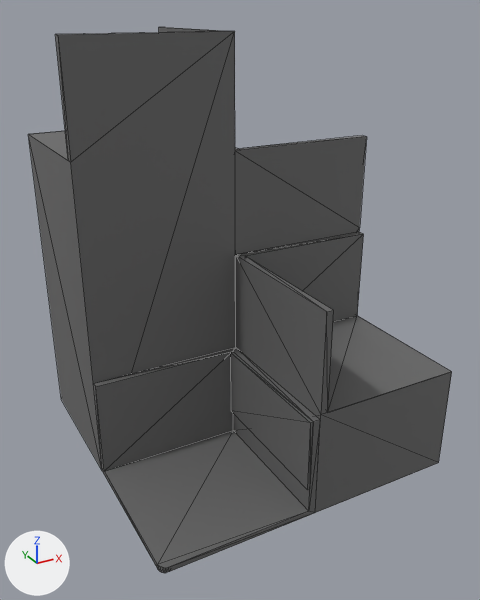
A saved change to the glTF model public/model/portfolioSquare.glb.
Before and after are seen from a camera (50 mm lens) standing at (-8.53, -18.34, 16.73) and looking at (2.82, 2.3, 6.41). The lights are fixed; the arrows at lower left show +X, +Y and +Z. Mesh edges are drawn as thin lines. Where no turn or scale is listed for an object, it has been applied to the vertices. Vertices at the same position are counted once.
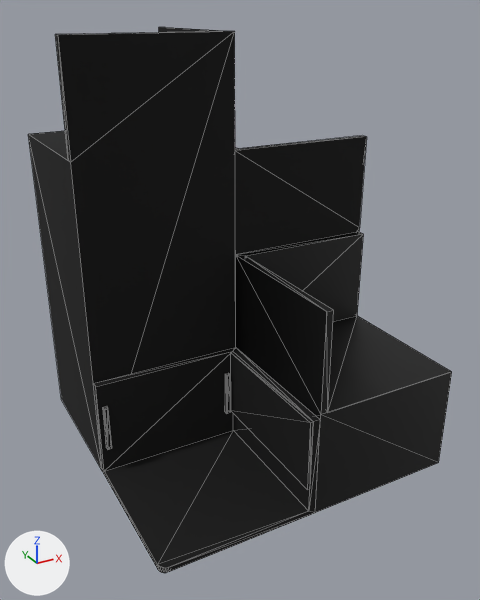
The newer file is also rescaled (x1.1), turned or shifted as a whole; pictures and numbers use the older file's frame.

What changed in the scene script:
```text
Add mat_material:
    mat_material = principled_material('Material')
    mat_material.base_color = (0.0, 0.0, 0.0)  # black #000000
    mat_material.roughness = 0.9
Add mat_outsidebath:
    mat_outsidebath = principled_material('outsideBath')
    mat_outsidebath.base_color = (0.0, 0.0, 0.0)  # black #000000
Change me_cube_052:
    used by ob_cube_035; location = (6.0, 0.0, 6.0)
    remove me_cube_052.from_pydata(...)  # 78 vertices, 128 faces; spans x -9.0..3.0, y -3.0..9.0, z -6.0..10.0
    add me_cube_052.from_pydata(...)  # 102 vertices, 168 faces; spans x -9.0..3.0, y -3.0..9.0, z -6.0..10.0
    me_cube_052 part 1
    12 vertices are added at x -8.8..-3.5, y 2.5..2.7, z -4.7
    12 new vertices lie (0.0, 0.0, 1.8) away from vertices in x -8.8..-3.5, y 2.5..2.7, z -4.7
    40 new faces join them, mat_outsidebath (black #000000)
    me_cube_052 part 2: 26 faces spanning x -3.0..3.0, y -3.0..3.0, z -6.0..2.0 switch from mat_insidebath (dark grey #686868) to mat_outsidebath (black #000000)
    me_cube_052 part 3: 102 faces spanning x -9.0..3.0, y -3.0..9.0, z -6.0..10.0 switch from mat_insidebath (dark grey #686868) to mat_material (black #000000)
```

What differs and where, as boxes (x1, y1, x2, y2) in the pictures (480 x 600 px):
part 1 of me_cube_052, added: after (103, 373, 230, 449)
part 2 of me_cube_052, recoloured (grey to black): (235, 232, 452, 513) in both
part 3 of me_cube_052, recoloured (grey to black): (28, 27, 366, 573) in both
